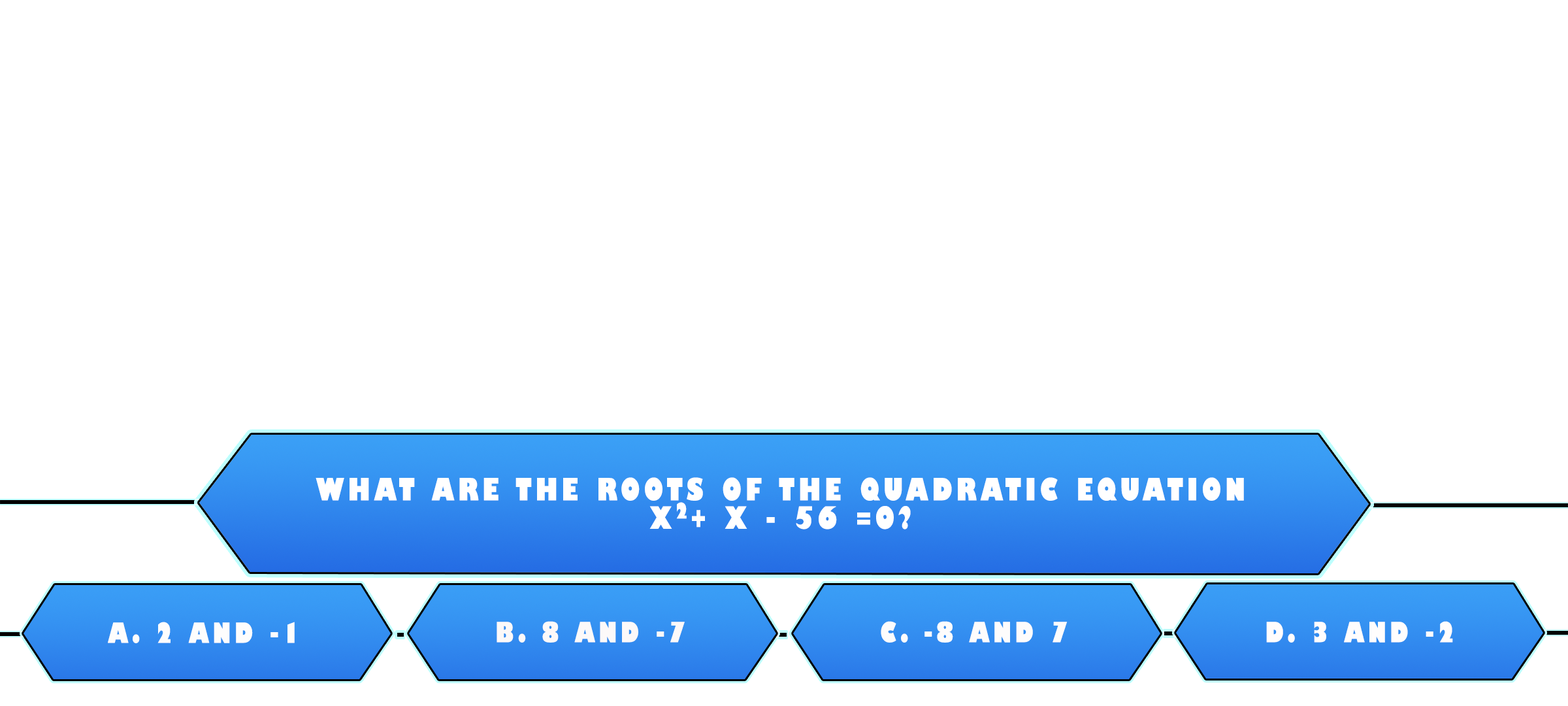
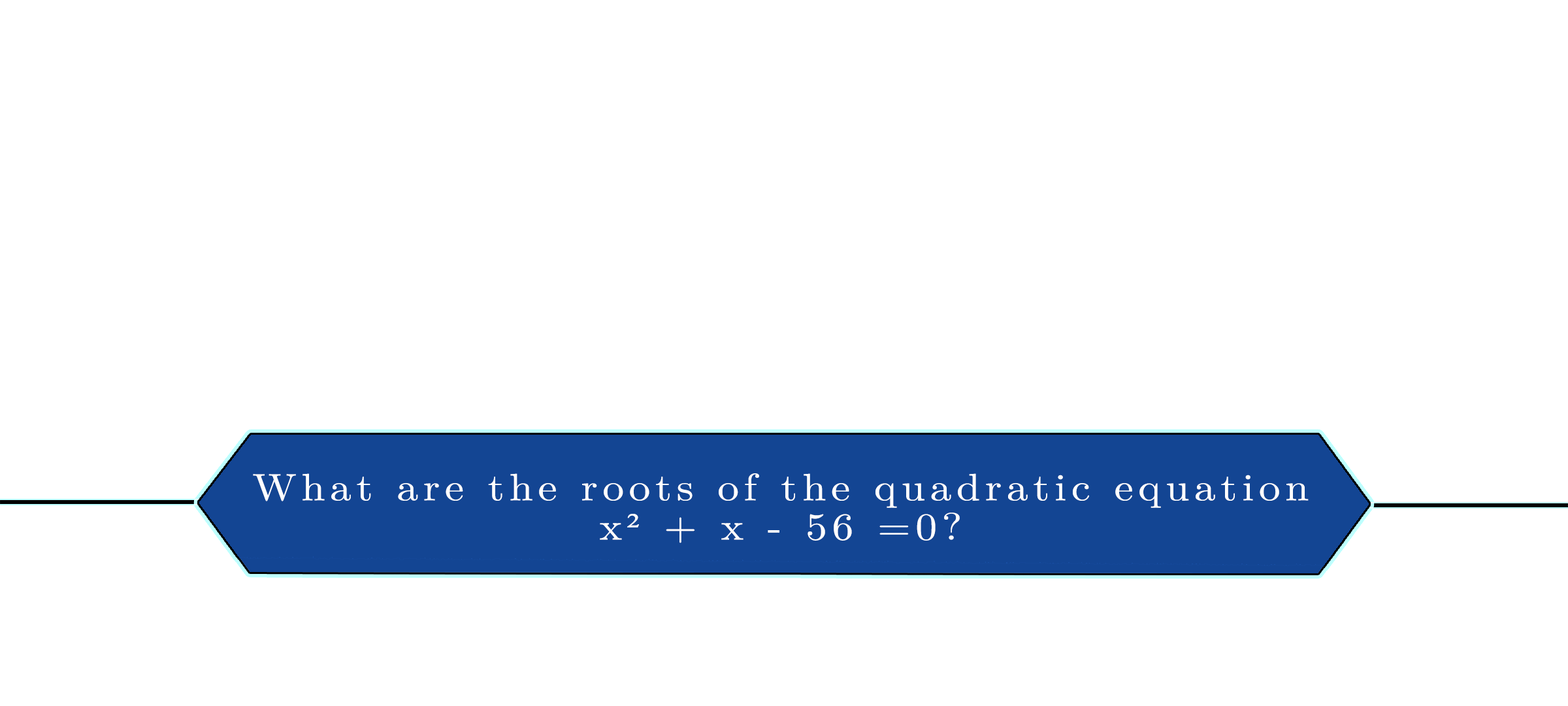
Before/after of a 1568px x 706px layered artwork. What changed in the layer stack:
hid "2" (1st of 2, in "Group 2") over left=676, top=501, right=687, bottom=519
renamed "What are the roots of the quadratic equation x + x - 56 =0?" to "What are the roots of the quadratic equation x² + x - 56 =0?", painted on it over left=252, top=473, right=1309, bottom=543
painted on "Layer 7" over left=199, top=434, right=1369, bottom=573
hid group "Group 1" (9 layers) over left=1164, top=584, right=1568, bottom=679
painted on "D. 3 and -2" over left=1240, top=616, right=1480, bottom=643
painted on "Layer 9" over left=1176, top=584, right=1544, bottom=679
hid group "Group 5" (8 layers) over left=793, top=584, right=1161, bottom=679
painted on "C. -8 and 7" over left=855, top=616, right=1095, bottom=643
painted on "Layer 9 copy" over left=793, top=584, right=1161, bottom=679
hid group "Group 4" (8 layers) over left=408, top=584, right=787, bottom=679
painted on "B. 8 and -7" over left=471, top=616, right=711, bottom=643
painted on "Layer 9 copy 2" over left=408, top=584, right=777, bottom=679
hid group "Group 3" (7 layers) over left=0, top=584, right=404, bottom=679
painted on "A. 2 and -1" over left=83, top=616, right=323, bottom=643
painted on "Layer 9 copy 3" over left=23, top=584, right=391, bottom=679
